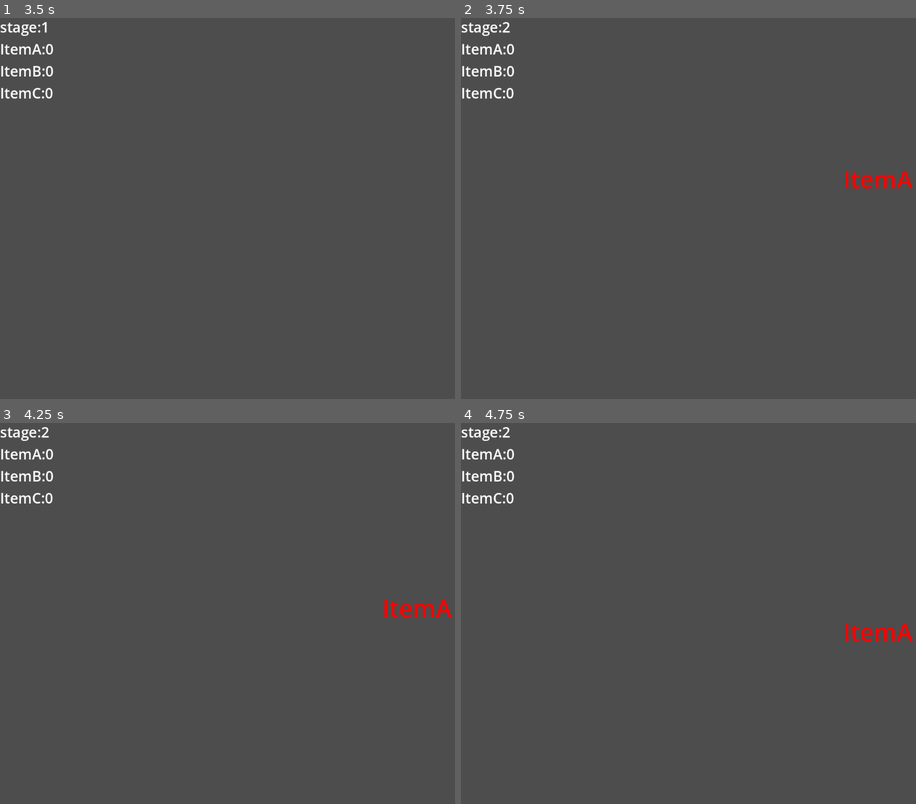
Above: before the commit, frames 1-4 (two rows, left to right).
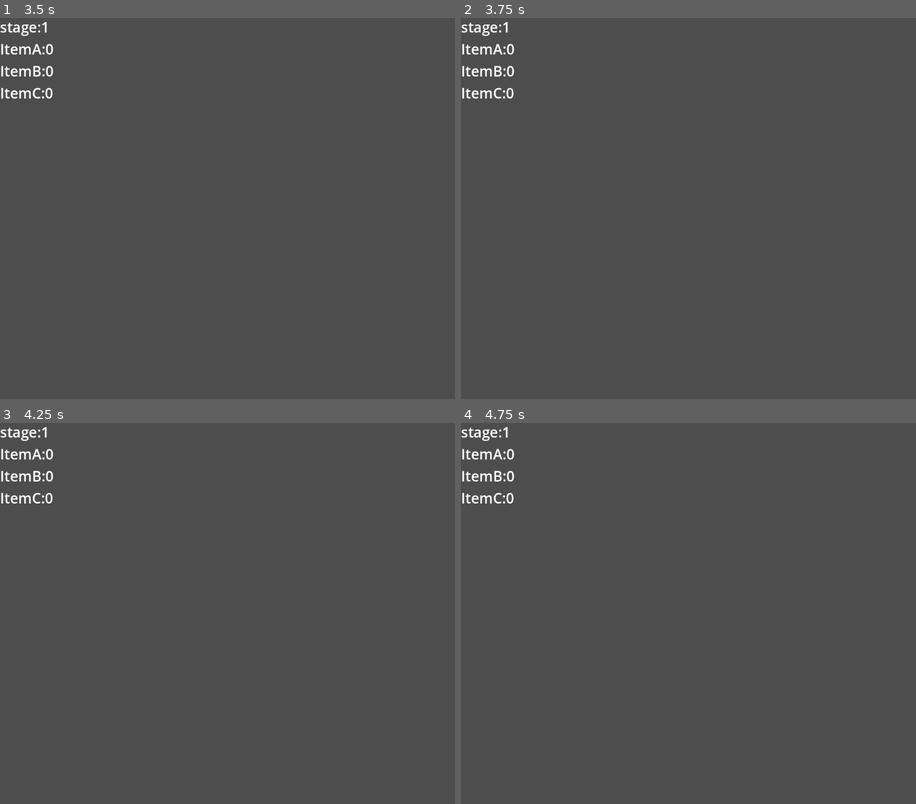
Above: after the commit, the same moments.

Repository: satoIZ/L012
Game: Godot game, scene res://enemy1/enemyA1.tscn
Same seed, same stepped clock (60 frames per second), same inputs: the game is played once before the commit and once after it.
Inputs (mouse positions are in pixels of both pictures, inside the frame that each line leads up to):
- Up to frame 1 (3.5 s): tap Enter at 0.5, 2 s; move the mouse to (309, 158) at 0.52 s; click (309, 158) at 0.67 s; tap Space at 1.25, 2.75 s; move the mouse to (359, 254) at 1.27 s; click (359, 254) at 1.42 s; move the mouse to (118, 158) at 2.02 s; click (118, 158) at 2.17 s; move the mouse to (168, 113) at 2.77 s; click (168, 113) at 2.92 s
- Up to frame 2 (3.75 s): tap Enter at 3.5 s; move the mouse to (674, 158) at 3.52 s; click (674, 158) at 3.67 s
- Up to frame 3 (4.25 s): no input
- Up to frame 4 (4.75 s): move the mouse to (843, 590) at 4.27 s; click (843, 590) at 4.42 s

Frame 1 is identical in both runs. In frame 2, 0.3% of the frame differs, in the area x 9-100%, y 1-45%; in frame 3, 0.3%; in frame 4, 0.3%.

Commit message:
Update Enemy1.gd

Diff:
--- a/enemy1/Enemy1.gd
+++ b/enemy1/Enemy1.gd
@@ -4,13 +4,13 @@
 	position = Vector2(x, y)
 	em_X = x
 	em_Y = y
-func _on_input_event(viewport, event, shape_idx):
-	if event is InputEventMouseButton:
-		# マウスの入力があった
-		if event.is_pressed():
-			# オブジェクトを消す
-			queue_free()
-			Common.emCount -=1
+#func _on_input_event(viewport, event, shape_idx):
+	#if event is InputEventMouseButton:
+		## マウスの入力があった
+		#if event.is_pressed():
+			## オブジェクトを消す
+			##queue_free() #シェイプとの接触で削除
+			#Common.emCount -=1
 
 #弾の設定
 var Bullet   = preload("res://enemy1/bulletE1.tscn")
@@ -47,3 +47,13 @@
 	# ルートノードを取得
 	$"..".add_child(bullet)
 	#print(bullet.name)
+
+
+
+
+func _on_area_entered(area):
+	if "clickShape" in area.name:
+
+		queue_free() #out
+
+	pass # Replace with function body.
